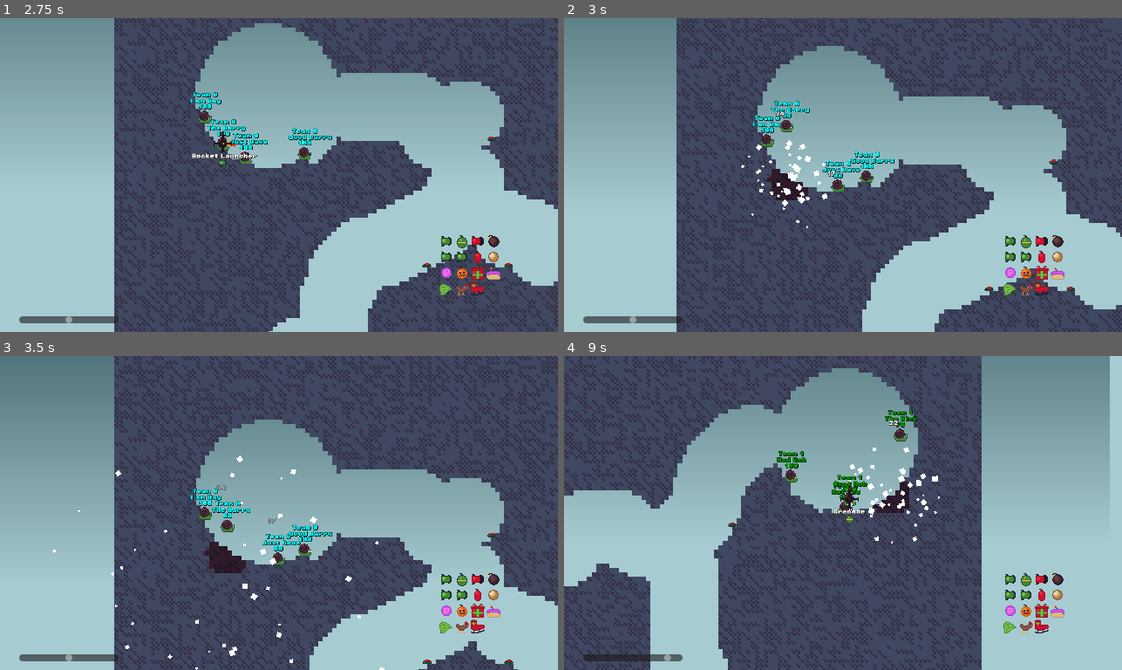
Above: before the commit, frames 1-4 (two rows, left to right).
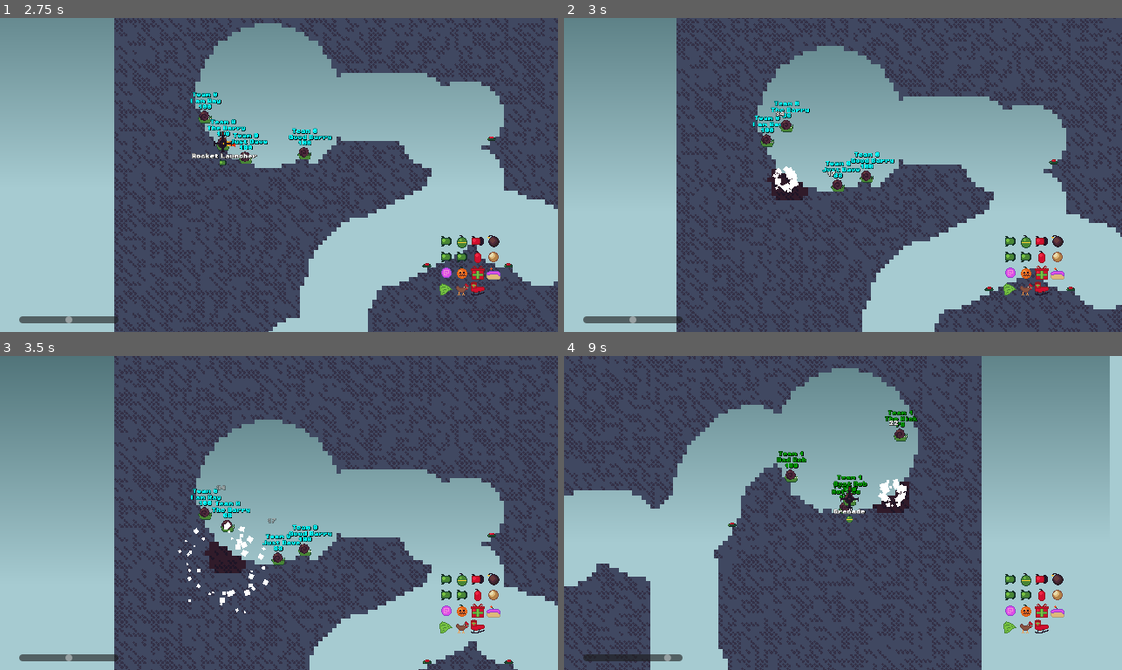
Above: after the commit, the same moments.

Repository: codingbanana21/Snail-Wars
Game: Godot game, scene res://scenes/main_menu.tscn
The game is run twice, just before and just after one commit, with the same random seed, the same clock (stepped at 60 frames per second) and the same inputs.
Inputs (mouse positions are in pixels of both pictures, inside the frame that each line leads up to):
- Up to frame 1 (2.75 s): click (385, 284) at 0.52 s; type "12" at 0.6 s; click "Mine time" at 1.25 s; tap Enter (skip) at 2 s; move the mouse to (401, 159) at 2.02 s; press the mouse at (401, 159) at 2.03 s; hold D (right) from 2.03 s (still down); tap W (jump) at 2.27 s
- Up to frame 2 (3 s): keep holding D (right); move the mouse to (731, 190) at 2.77 s; release the mouse at (731, 190) at 2.78 s; tap Mouse wheel down (last_weapon) at 2.85 s
- Up to frame 3 (3.5 s): keep holding D (right); tap W (jump) at 3.02 s
- Up to frame 4 (9 s): move the mouse to (898, 443) at 3.52 s; release D (right) at 3.53 s; hold A (left) 3.53-4.28 s; right-click (898, 443) at 3.6 s; move the mouse to (837, 519) at 4.27 s; hold D (right) 4.28-5.78 s; tap Mouse wheel up (next_weapon) at 4.35, 7.35 s; tap W (jump) at 4.52, 5.27, 6.02, 7.52, 8.27 s; move the mouse to (887, 516) at 5.02 s; press the mouse at (887, 516) at 5.03 s; move the mouse to (798, 509) at 5.77 s; release the mouse at (798, 509) at 5.78 s; hold S (back_jump) 5.78-6.53 s; tap Mouse wheel down (last_weapon) at 5.85, 8.85 s; move the mouse to (848, 513) at 6.52 s; hold D (right) 6.53-7.28 s; right-click (848, 513) at 6.6 s; move the mouse to (820, 506) at 7.27 s; hold A (left) 7.28-8.78 s; move the mouse to (870, 513) at 8.02 s; press the mouse at (870, 513) at 8.03 s; move the mouse to (815, 513) at 8.77 s; release the mouse at (815, 513) at 8.78 s; hold D (right) from 8.78 s (still down)

Frame 1 is identical in both runs. In frame 2, 0.4% of the frame differs, in the area x 31-48%, y 38-67%; in frame 3, 0.6%, in the area x 9-69%, y 31-100%; in frame 4, 0.5%.

Commit message:
Move things around

Diff:
--- a/assets/fonts/main_theme.tres
+++ b/assets/themes/main_theme.tres
@@ -1,9 +1,9 @@
 [gd_resource type="Theme" format=3 uid="uid://cy710muqjabve"]
 
 [ext_resource type="FontFile" uid="uid://beb0vnnahy1kh" path="res://assets/fonts/PixelOperator8-Bold.ttf" id="1_gvjhl"]
-[ext_resource type="StyleBox" uid="uid://c1fx71c3uvh0q" path="res://assets/fonts/main_theme_normal.tres" id="2_5qjb8"]
+[ext_resource type="StyleBox" uid="uid://c1fx71c3uvh0q" path="res://assets/themes/main_theme_normal.tres" id="2_5qjb8"]
 [ext_resource type="Texture2D" uid="uid://bdm5g2j38707a" path="res://assets/images/snail.png" id="2_oktg4"]
-[ext_resource type="StyleBox" uid="uid://cxq1swgpn5s88" path="res://assets/fonts/main_theme_pressed.tres" id="3_kfeqf"]
+[ext_resource type="StyleBox" uid="uid://cxq1swgpn5s88" path="res://assets/themes/main_theme_pressed.tres" id="3_kfeqf"]
 
 [sub_resource type="StyleBoxFlat" id="StyleBoxFlat_kfeqf"]
 bg_color = Color(0, 0.5058824, 0, 1)
--- a/maps/map.tscn
+++ b/maps/map.tscn
@@ -1,9 +1,9 @@
 [gd_scene format=3 uid="uid://baxuf5v76y51l"]
 
 [ext_resource type="Script" uid="uid://fcqmls4eg5v3" path="res://scripts/map.gd" id="1_paxxb"]
-[ext_resource type="Texture2D" uid="uid://gtooojic0pkn" path="res://maps/world_tileset.png" id="2_gldc4"]
+[ext_resource type="Texture2D" uid="uid://gtooojic0pkn" path="res://assets/images/world_tileset.png" id="2_gldc4"]
 [ext_resource type="Shader" uid="uid://c4wgxq1we7anv" path="res://assets/fonts/gradient.gdshader" id="3_d6q2c"]
-[ext_resource type="Texture2D" uid="uid://drlmc4vi0ri0h" path="res://maps/water.png" id="3_uwjdf"]
+[ext_resource type="Texture2D" uid="uid://drlmc4vi0ri0h" path="res://assets/images/water.png" id="3_uwjdf"]
 
 [sub_resource type="TileSetAtlasSource" id="TileSetAtlasSource_ers5l"]
 texture = ExtResource("2_gldc4")
--- a/projectiles/bomb.tscn
+++ b/projectiles/bomb.tscn
@@ -7,9 +7,9 @@
 radius = 4.1231055
 
 [node name="Bomb" unique_id=791496552 instance=ExtResource("1_8u238")]
-damage = 10
+damage = 8
 size = 3
-knockback = 20
+knockback = 15
 speed = 75
 projectile_hp = 4
 spawns = Array[String](["fragment"])
--- a/projectiles/bullet.tscn
+++ b/projectiles/bullet.tscn
@@ -9,7 +9,7 @@
 [node name="Bullet" unique_id=791496552 instance=ExtResource("1_4ambd")]
 damage = 35
 size = 3
-knockback = 20
+knockback = 25
 speed = 0
 min_speed = 1000
 gravity = 0
--- a/projectiles/chicken.tscn
+++ b/projectiles/chicken.tscn
@@ -7,9 +7,9 @@
 size = Vector2(14, 11)
 
 [node name="Chicken" unique_id=791496552 instance=ExtResource("1_3yjh5")]
-damage = 25
-size = 3
-knockback = 20
+damage = 35
+size = 4
+knockback = 25
 gravity = 300
 spawns = Array[String](["egg"])
 spawn_time = 0.5
--- a/projectiles/chrismas_present.tscn
+++ b/projectiles/chrismas_present.tscn
@@ -10,7 +10,7 @@
 size = Vector2(7, 18)
 
 [node name="ChrismasPresent" unique_id=791496552 instance=ExtResource("1_rgqa7")]
-damage = 15
+damage = 25
 size = 3.5
 knockback = 20
 speed = 0
--- a/projectiles/drill.tscn
+++ b/projectiles/drill.tscn
@@ -2,6 +2,9 @@
 
 [ext_resource type="PackedScene" uid="uid://cubfm8w8o5obj" path="res://projectiles/projectile.tscn" id="1_d7knd"]
 [ext_resource type="Texture2D" uid="uid://x4hcewvk3glh" path="res://assets/images/drill.png" id="2_tpgjy"]
+
+[sub_resource type="RectangleShape2D" id="RectangleShape2D_u8o3f"]
+size = Vector2(8, 4)
 
 [node name="Drill" unique_id=152536886 instance=ExtResource("1_d7knd")]
 damage = 10
@@ -14,3 +17,6 @@
 
 [node name="Image" parent="." index="1" unique_id=2045045234]
 texture = ExtResource("2_tpgjy")
+
+[node name="CollisionShape2D" parent="DetectBox" parent_id_path=PackedInt32Array(289666369) index="0" unique_id=1905896826]
+shape = SubResource("RectangleShape2D_u8o3f")
--- a/projectiles/drill_strike.tscn
+++ b/projectiles/drill_strike.tscn
@@ -2,6 +2,9 @@
 
 [ext_resource type="PackedScene" uid="uid://cubfm8w8o5obj" path="res://projectiles/projectile.tscn" id="1_qlak5"]
 [ext_resource type="Texture2D" uid="uid://x4hcewvk3glh" path="res://assets/images/drill.png" id="2_u8o3f"]
+
+[sub_resource type="RectangleShape2D" id="RectangleShape2D_tpgjy"]
+size = Vector2(8, 4)
 
 [node name="DrillStrike" unique_id=791496552 instance=ExtResource("1_qlak5")]
 damage = 10
@@ -17,3 +20,6 @@
 
 [node name="Image" parent="." index="1" unique_id=2045045234]
 texture = ExtResource("2_u8o3f")
+
+[node name="CollisionShape2D" parent="DetectBox" parent_id_path=PackedInt32Array(289666369) index="0" unique_id=1905896826]
+shape = SubResource("RectangleShape2D_tpgjy")
--- a/projectiles/egg.tscn
+++ b/projectiles/egg.tscn
@@ -8,9 +8,9 @@
 height = 12.0
 
 [node name="Egg" unique_id=791496552 instance=ExtResource("1_1jwhj")]
-damage = 25
-size = 3.5
-knockback = 20
+damage = 35
+size = 4
+knockback = 25
 speed = 0
 min_speed = 0
 players_projectile = false
--- a/projectiles/fragment.tscn
+++ b/projectiles/fragment.tscn
@@ -8,7 +8,7 @@
 
 [node name="Fragment" unique_id=791496552 instance=ExtResource("1_1ak3v")]
 scale = Vector2(0.5, 0.5)
-damage = 5
+damage = 4
 size = 2
 knockback = 10
 speed = 0
--- a/projectiles/leaf.tscn
+++ b/projectiles/leaf.tscn
@@ -9,7 +9,7 @@
 [node name="Leaf" unique_id=791496552 instance=ExtResource("1_acmeg")]
 damage = 35
 size = 3.5
-knockback = 70
+knockback = 60
 life_steel = 30
 gravity = 300
 timer = 1.5
--- a/projectiles/mine.tscn
+++ b/projectiles/mine.tscn
@@ -10,9 +10,9 @@
 size = Vector2(9, 16)
 
 [node name="Mine" unique_id=791496552 instance=ExtResource("1_1y4n3")]
-damage = 30
+damage = 25
 size = 3.5
-knockback = 25
+knockback = 20
 speed = 0
 min_speed = 0
 timer = 0.0
--- a/projectiles/projectile.tscn
+++ b/projectiles/projectile.tscn
@@ -51,7 +51,7 @@
 
 [node name="GPUParticles2D" type="GPUParticles2D" parent="." unique_id=1779728857]
 visible = false
-amount = 5
+amount = 10
 process_material = SubResource("ParticleProcessMaterial_fo7mc")
 
 [node name="ExplosionTimer" type="Timer" parent="." unique_id=1551289240]
--- a/projectiles/pumkin_grenade.tscn
+++ b/projectiles/pumkin_grenade.tscn
@@ -7,9 +7,9 @@
 radius = 5.0
 
 [node name="PumkinGrenade" unique_id=791496552 instance=ExtResource("1_upu3b")]
-damage = 25
-size = 3.5
-knockback = 20
+damage = 35
+size = 4
+knockback = 25
 timer = 1.0
 bounce = true
 end_player_turn = false
--- a/projectiles/snail.tscn
+++ b/projectiles/snail.tscn
@@ -7,9 +7,9 @@
 radius = 7.566373
 
 [node name="Snail" unique_id=791496552 instance=ExtResource("1_3a5e7")]
-damage = 25
+damage = 30
 size = 3.5
-knockback = 20
+knockback = 10
 speed = 0
 min_speed = 0
 timer = 1.0
--- a/scenes/hit_particle.tscn
+++ b/scenes/hit_particle.tscn
@@ -1,4 +1,11 @@
 [gd_scene format=3 uid="uid://cstrykn1j0jj6"]
+
+[sub_resource type="Curve" id="Curve_si4ve"]
+_data = [Vector2(0, 1), 0.0, 0.0, 0, 0, Vector2(0.70445347, 1), 0.0, 0.0, 0, 0, Vector2(1, 0), 0.0, 0.0, 0, 0]
+point_count = 3
+
+[sub_resource type="CurveTexture" id="CurveTexture_rk8c0"]
+curve = SubResource("Curve_si4ve")
 
 [sub_resource type="ParticleProcessMaterial" id="ParticleProcessMaterial_y514s"]
 particle_flag_disable_z = true
@@ -7,18 +14,18 @@
 inherit_velocity_ratio = 1.0
 spread = 180.0
 initial_velocity_min = 64.0
-initial_velocity_max = 512.0
+initial_velocity_max = 128.0
 angular_velocity_min = -360.0
 angular_velocity_max = 359.99997
-gravity = Vector3(0, 512, 0)
+gravity = Vector3(0, 128, 0)
 scale_min = 3.0
 scale_max = 10.0
+alpha_curve = SubResource("CurveTexture_rk8c0")
 
 [node name="HitParticle" type="GPUParticles2D" unique_id=1351955161]
 top_level = true
 emitting = false
-amount = 50
-lifetime = 3.0
+amount = 45
 one_shot = true
 explosiveness = 1.0
 trail_lifetime = 0.1
--- a/scenes/hit_text.tscn
+++ b/scenes/hit_text.tscn
@@ -1,6 +1,6 @@
 [gd_scene format=3 uid="uid://hfqqlcskect6"]
 
-[ext_resource type="LabelSettings" uid="uid://cm76igu117yxn" path="res://assets/fonts/main_label_theme.tres" id="1_a8mxf"]
+[ext_resource type="LabelSettings" uid="uid://cm76igu117yxn" path="res://assets/themes/main_label_theme.tres" id="1_a8mxf"]
 
 [sub_resource type="Animation" id="Animation_3df7e"]
 length = 0.001
--- a/scenes/main_menu.tscn
+++ b/scenes/main_menu.tscn
@@ -2,8 +2,8 @@
 
 [ext_resource type="Script" uid="uid://ce6yxby0frcqe" path="res://scripts/menu.gd" id="1_flqon"]
 [ext_resource type="AudioStream" uid="uid://6kba5togvlgl" path="res://assets/sounds/battleThemeA.mp3" id="2_hstxw"]
-[ext_resource type="Texture2D" uid="uid://drlmc4vi0ri0h" path="res://maps/water.png" id="2_rcqid"]
-[ext_resource type="LabelSettings" uid="uid://cm76igu117yxn" path="res://assets/fonts/main_label_theme.tres" id="3_1ajci"]
+[ext_resource type="Texture2D" uid="uid://drlmc4vi0ri0h" path="res://assets/images/water.png" id="2_rcqid"]
+[ext_resource type="LabelSettings" uid="uid://cm76igu117yxn" path="res://assets/themes/main_label_theme.tres" id="3_1ajci"]
 [ext_resource type="Shader" uid="uid://c4wgxq1we7anv" path="res://assets/fonts/gradient.gdshader" id="3_8egab"]
 [ext_resource type="FontFile" uid="uid://beb0vnnahy1kh" path="res://assets/fonts/PixelOperator8-Bold.ttf" id="4_7b55j"]
 [ext_resource type="Texture2D" uid="uid://b7fgok4ioqjf" path="res://assets/images/tnt.png" id="5_5pajh"]
--- a/scenes/mouse.tscn
+++ b/scenes/mouse.tscn
@@ -2,7 +2,7 @@
 
 [ext_resource type="Script" uid="uid://dq5pcpy5obcn6" path="res://scripts/Mouse.gd" id="1_ouscy"]
 [ext_resource type="Texture2D" uid="uid://3tydmbpohdgr" path="res://assets/images/cross.png" id="2_xa71f"]
-[ext_resource type="LabelSettings" uid="uid://cm76igu117yxn" path="res://assets/fonts/main_label_theme.tres" id="3_xa71f"]
+[ext_resource type="LabelSettings" uid="uid://cm76igu117yxn" path="res://assets/themes/main_label_theme.tres" id="3_xa71f"]
 [ext_resource type="Texture2D" uid="uid://b3h4dly8ovb37" path="res://assets/images/rocket.png" id="4_iog6k"]
 
 [node name="Mouse" type="Node2D" unique_id=444797727]
--- a/scenes/player.tscn
+++ b/scenes/player.tscn
@@ -2,7 +2,7 @@
 
 [ext_resource type="Script" uid="uid://clhp10dxg5hpt" path="res://scripts/player.gd" id="1_3vyb7"]
 [ext_resource type="Texture2D" uid="uid://bdm5g2j38707a" path="res://assets/images/snail.png" id="3_dqkch"]
-[ext_resource type="LabelSettings" uid="uid://cm76igu117yxn" path="res://assets/fonts/main_label_theme.tres" id="3_qhqgy"]
+[ext_resource type="LabelSettings" uid="uid://cm76igu117yxn" path="res://assets/themes/main_label_theme.tres" id="3_qhqgy"]
 [ext_resource type="Texture2D" uid="uid://dyocank7ysnuk" path="res://assets/images/arrow.png" id="5_qlg0r"]
 [ext_resource type="AudioStream" uid="uid://bh853f128q8t7" path="res://assets/sounds/ooff1.mp3" id="6_fjrip"]
 [ext_resource type="Texture2D" uid="uid://bekdgnnikk6tf" path="res://assets/images/shot.png" id="6_tuyoq"]
--- a/scripts/projectile.gd
+++ b/scripts/projectile.gd
@@ -156,11 +156,11 @@
 		if teleports_player:
 			parent.global_position = global_position
 
-		if !Globals.high_fps_mode:
+		if !Globals.high_fps_mode and damage > 0:
 			var hit_particle: GPUParticles2D = load("res://scenes/hit_particle.tscn").instantiate()
 			hit_particle.global_position = global_position
 			hit_particle.emitting = true
-			hit_particle.amount = clampi(int(damage), 1, 200)
+			hit_particle.amount = clampi(int(damage), 1, 100)
 			parent.add_child(hit_particle)
 
 
Renamed: maps/water.png -> assets/images/water.png
Not shown, changed: assets/images/water.png.import
Renamed: maps/world_tileset.png -> assets/images/world_tileset.png
Not shown, changed: assets/images/world_tileset.png.import
Renamed: assets/fonts/main_label_theme.tres -> assets/themes/main_label_theme.tres
Renamed: assets/fonts/main_theme_normal.tres -> assets/themes/main_theme_normal.tres
Renamed: assets/fonts/main_theme_pressed.tres -> assets/themes/main_theme_pressed.tres
